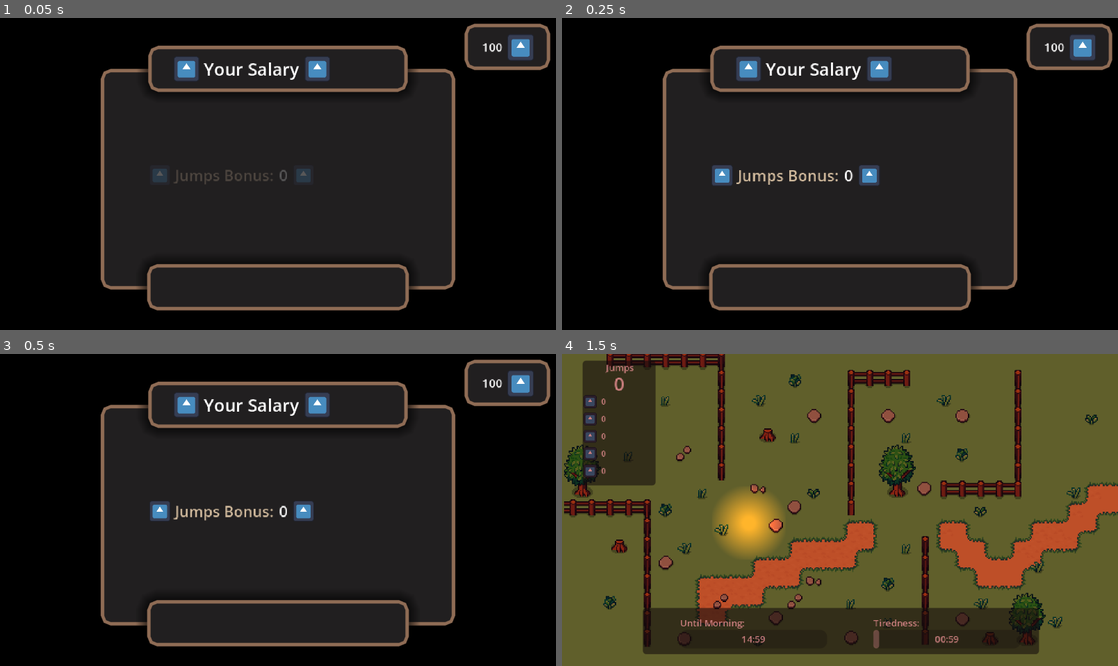
Above: before the commit, frames 1-4 (two rows, left to right).
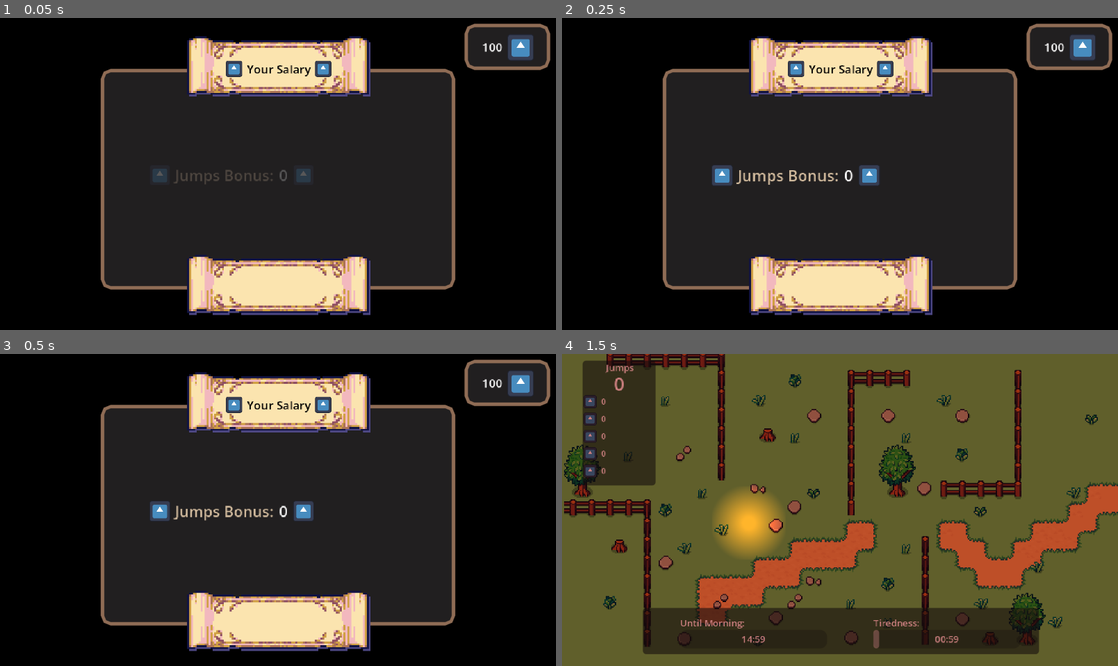
Above: after the commit, the same moments.

Repository: kandlash/Count-The-Sheep
Game: Godot game, scene res://scenes/money_count.tscn
The game is run twice, just before and just after one commit, with the same random seed, the same clock (stepped at 60 frames per second) and the same inputs. This scene is started directly instead of the project's main scene. The engine's default icon, where the game draws it, is replaced by a stand-in: a white triangle on a blue panel in a dark square. Sound files missing from this copy of the repository are replaced by a short silence.
Inputs (mouse positions are in pixels of both pictures, inside the frame that each line leads up to):
- Up to frame 1 (0.05 s): no input
- Up to frame 2 (0.25 s): no input
- Up to frame 3 (0.5 s): no input
- Up to frame 4 (1.5 s): tap Enter (ui_accept) at 0.5, 0.77 s; move the mouse to (962, 494) at 0.52 s; click (962, 494) at 0.67 s; move the mouse to (728, 525) at 1.27 s; click (728, 525) at 1.42 s

The runs differ from the first frame. In frame 1, 15% of the frame differs, in the area x 25-75%, y 5-96%; in frame 2, 15%; in frame 3, 15%; in frame 4, nothing differs.

Commit message:
some ui feautures

Diff:
--- a/scenes/money_count.tscn
+++ b/scenes/money_count.tscn
@@ -2,6 +2,7 @@
 
 [ext_resource type="Script" uid="uid://cflrdcsxowdni" path="res://scripts/money_count.gd" id="1_iaony"]
 [ext_resource type="Texture2D" uid="uid://d1v0oxc03b7es" path="res://icon.svg" id="2_gq3fm"]
+[ext_resource type="Texture2D" uid="uid://dm0ry6jw84fv4" path="res://assets/sprites/20250420manaSoulHeaderA-Sheet.png" id="3_0j7l4"]
 
 [sub_resource type="StyleBoxFlat" id="StyleBoxFlat_gq3fm"]
 bg_color = Color(0, 0, 0, 1)
@@ -33,14 +34,45 @@
 [sub_resource type="LabelSettings" id="LabelSettings_yoy78"]
 font_size = 13
 
-[sub_resource type="LabelSettings" id="LabelSettings_iaony"]
-font_size = 18
+[sub_resource type="StyleBoxFlat" id="StyleBoxFlat_0j7l4"]
+bg_color = Color(0.12941177, 0.12156863, 0.1254902, 0)
+border_width_left = 3
+border_width_top = 3
+border_width_right = 3
+border_width_bottom = 3
+border_color = Color(0.56078434, 0.42352942, 0.33333334, 0)
+corner_radius_top_left = 8
+corner_radius_top_right = 8
+corner_radius_bottom_right = 8
+corner_radius_bottom_left = 8
+corner_detail = 2
+
+[sub_resource type="Theme" id="Theme_7s07o"]
+Panel/styles/panel = SubResource("StyleBoxFlat_0j7l4")
 
 [sub_resource type="LabelSettings" id="LabelSettings_gq3fm"]
-font_size = 18
+font_size = 20
+font_color = Color(0, 0, 0, 1)
+
+[sub_resource type="StyleBoxFlat" id="StyleBoxFlat_46pkb"]
+bg_color = Color(0.12941177, 0.12156863, 0.1254902, 0)
+border_width_left = 3
+border_width_top = 3
+border_width_right = 3
+border_width_bottom = 3
+border_color = Color(0.56078434, 0.42352942, 0.33333334, 0)
+corner_radius_top_left = 8
+corner_radius_top_right = 8
+corner_radius_bottom_right = 8
+corner_radius_bottom_left = 8
+corner_detail = 2
+
+[sub_resource type="Theme" id="Theme_yoy78"]
+Panel/styles/panel = SubResource("StyleBoxFlat_46pkb")
 
 [sub_resource type="LabelSettings" id="LabelSettings_46pkb"]
-font_size = 15
+font_size = 10
+font_color = Color(0, 0, 0, 1)
 
 [sub_resource type="LabelSettings" id="LabelSettings_0j7l4"]
 font_size = 10
@@ -239,25 +271,23 @@
 offset_bottom = 18.0
 grow_horizontal = 2
 grow_vertical = 0
+theme = SubResource("Theme_7s07o")
 
 [node name="result_container" type="HBoxContainer" parent="Control/Panel2/Panel" unique_id=1435053402]
+z_index = 1
 layout_mode = 1
 anchors_preset = 8
 anchor_left = 0.5
 anchor_top = 0.5
 anchor_right = 0.5
 anchor_bottom = 0.5
-offset_left = -56.5
+offset_left = -40.0
 offset_top = -13.0
-offset_right = 56.5
+offset_right = 40.0
 offset_bottom = 13.0
 grow_horizontal = 2
 grow_vertical = 2
-
-[node name="Label" type="Label" parent="Control/Panel2/Panel/result_container" unique_id=832334380]
-layout_mode = 2
-text = "key_result_salary"
-label_settings = SubResource("LabelSettings_iaony")
+alignment = 1
 
 [node name="result_label" type="Label" parent="Control/Panel2/Panel/result_container" unique_id=1889030765]
 layout_mode = 2
@@ -268,6 +298,21 @@
 layout_mode = 2
 texture = ExtResource("2_gq3fm")
 expand_mode = 2
+
+[node name="TextureRect" type="TextureRect" parent="Control/Panel2/Panel" unique_id=1760884745]
+layout_mode = 1
+anchors_preset = 7
+anchor_left = 0.5
+anchor_top = 1.0
+anchor_right = 0.5
+anchor_bottom = 1.0
+offset_left = -80.0
+offset_top = -48.0
+offset_right = 80.0
+offset_bottom = 4.0
+grow_horizontal = 2
+grow_vertical = 0
+texture = ExtResource("3_0j7l4")
 
 [node name="Panel3" type="Panel" parent="Control" unique_id=1421320829]
 layout_mode = 1
@@ -282,21 +327,23 @@
 offset_bottom = -71.0
 grow_horizontal = 2
 grow_vertical = 2
-theme = SubResource("Theme_46pkb")
+theme = SubResource("Theme_yoy78")
 
 [node name="HBoxContainer" type="HBoxContainer" parent="Control/Panel3" unique_id=1876253803]
+z_index = 3
 layout_mode = 1
 anchors_preset = 8
 anchor_left = 0.5
 anchor_top = 0.5
 anchor_right = 0.5
 anchor_bottom = 0.5
-offset_left = -90.5
-offset_top = -11.0
-offset_right = 90.5
-offset_bottom = 11.0
-grow_horizontal = 2
-grow_vertical = 2
+offset_left = -36.5
+offset_top = -6.0
+offset_right = 36.5
+offset_bottom = 6.0
+grow_horizontal = 2
+grow_vertical = 2
+alignment = 1
 
 [node name="TextureRect3" type="TextureRect" parent="Control/Panel3/HBoxContainer" unique_id=731686389]
 layout_mode = 2
@@ -312,6 +359,21 @@
 layout_mode = 2
 texture = ExtResource("2_gq3fm")
 expand_mode = 2
+
+[node name="TextureRect" type="TextureRect" parent="Control/Panel3" unique_id=1676773628]
+layout_mode = 1
+anchors_preset = 7
+anchor_left = 0.5
+anchor_top = 1.0
+anchor_right = 0.5
+anchor_bottom = 1.0
+offset_left = -80.0
+offset_top = -48.0
+offset_right = 80.0
+offset_bottom = 4.0
+grow_horizontal = 2
+grow_vertical = 0
+texture = ExtResource("3_0j7l4")
 
 [node name="Panel4" type="Panel" parent="Control" unique_id=150797373]
 layout_mode = 1
Binary file added: assets/sprites/20250420manaSoulHeaderA-Sheet.png
Not shown, added: assets/sprites/20250420manaSoulHeaderA-Sheet.png.import
